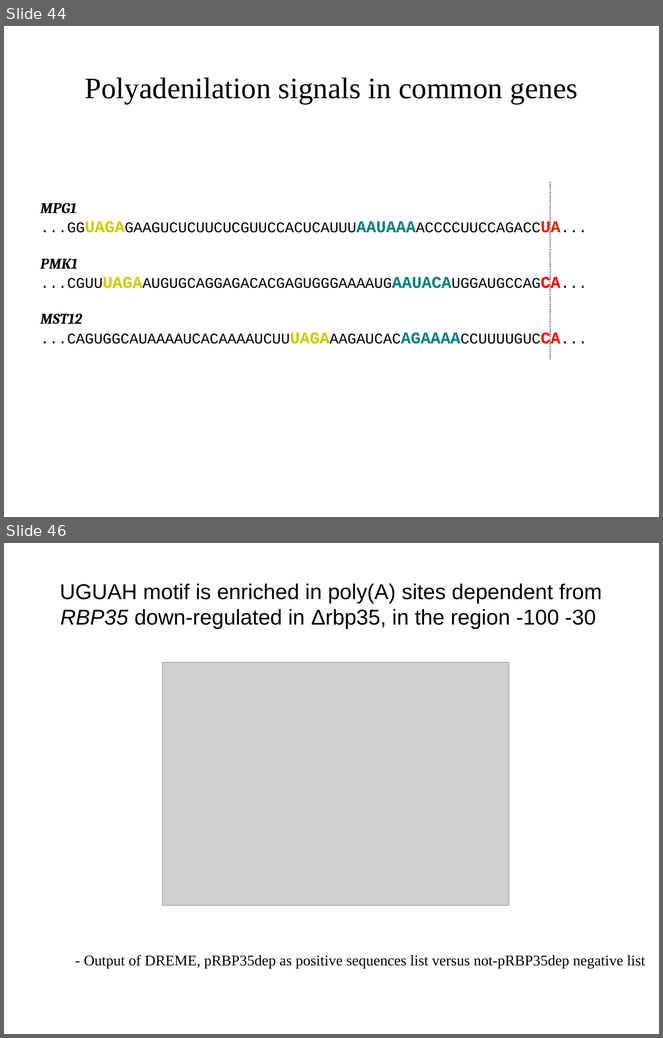
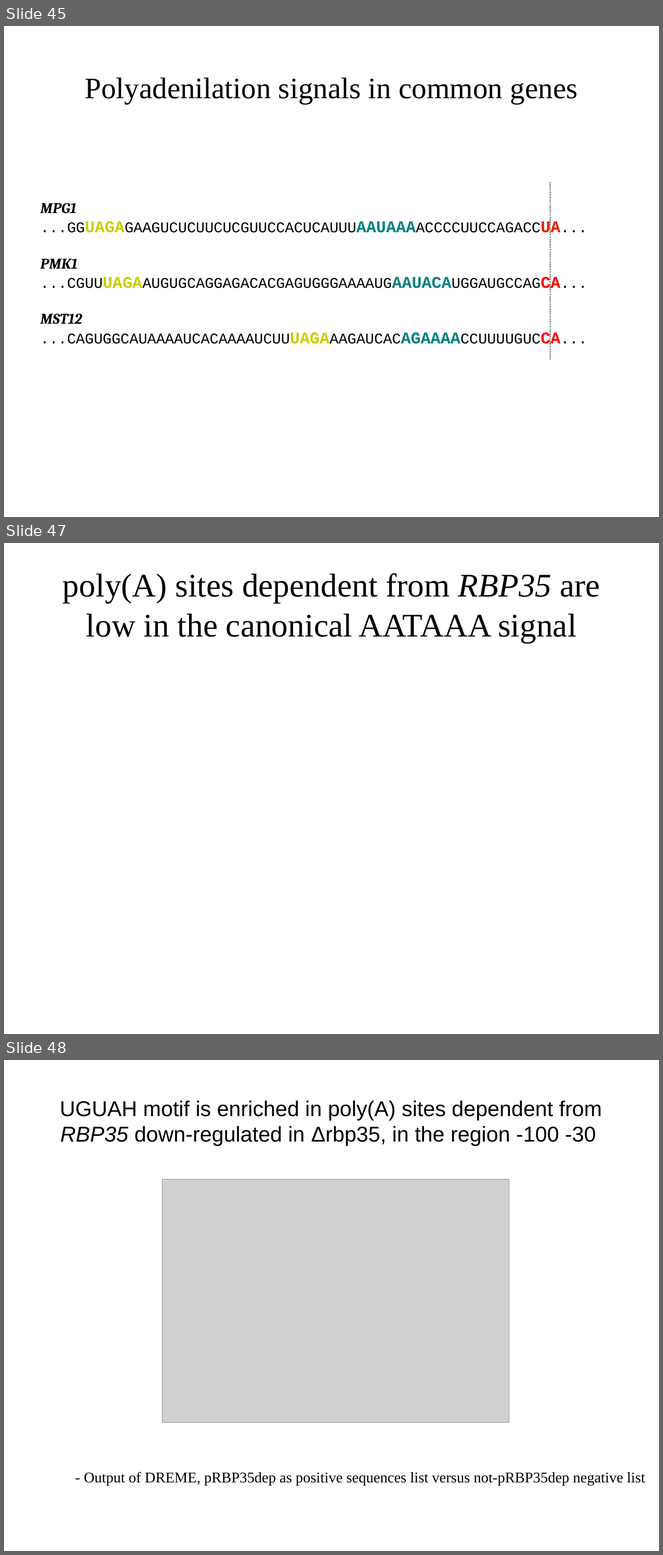
Before and after one commit to wilkinsonlab/m-oryzae-polya, a slide deck: doc/oryzae_presentation.odp. Shown one above the other, each under a label of ours: slides 44 and 46 before the commit, slides 45, 47 and 48 after it; the slides between them are not shown. The pictures are 663x1038 and 663x1555 pixels, drawn with LibreOffice and Linux fonts; fonts in the diff are those of the drawing; grey boxes stand for pictures. Boxes give left, top, right and bottom in pixels: in the first picture for what was removed or moved away, otherwise in the second. Text is boxed around its words. In the diff, an @@ line names an element or a change of style, - is before the commit and + after.

```diff
--- a/doc/oryzae_presentation.odp
+++ b/doc/oryzae_presentation.odp
@@ slide 47 added at (4,543,659,1034), background #FFFFFF @@
@@ title added at (63,573,600,642), 40 pt, text #000000 @@
+poly(A) sites dependent from RBP35 are low in the canonical AATAAA signal
@@ what was slide 44 is now slide 45 @@
@@ what was slide 46 is now slide 48 @@
```
Also in this commit, not shown: 16 slides changed, 2 other slides added, 1 slide removed, 4 other files.
